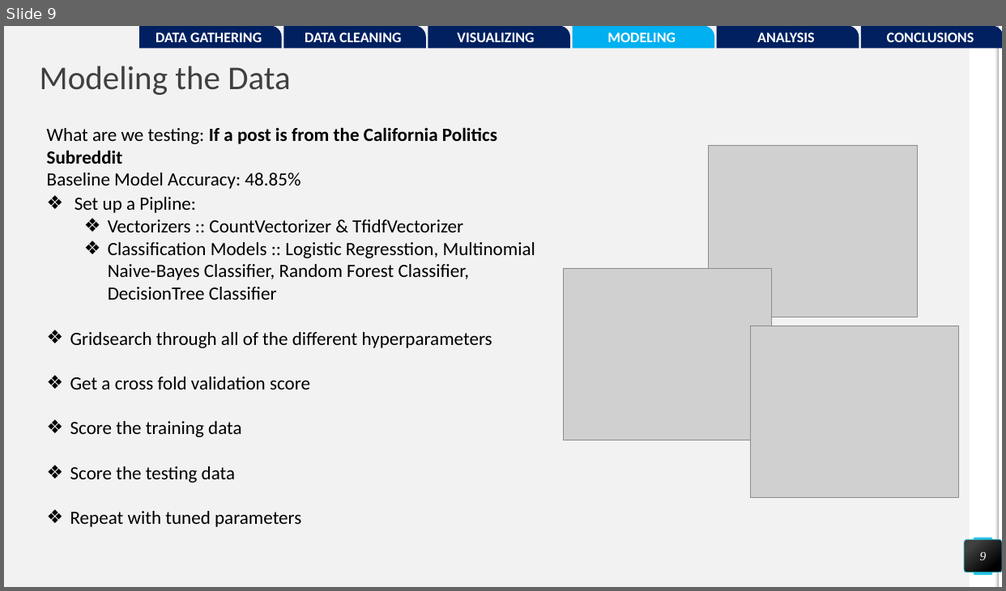
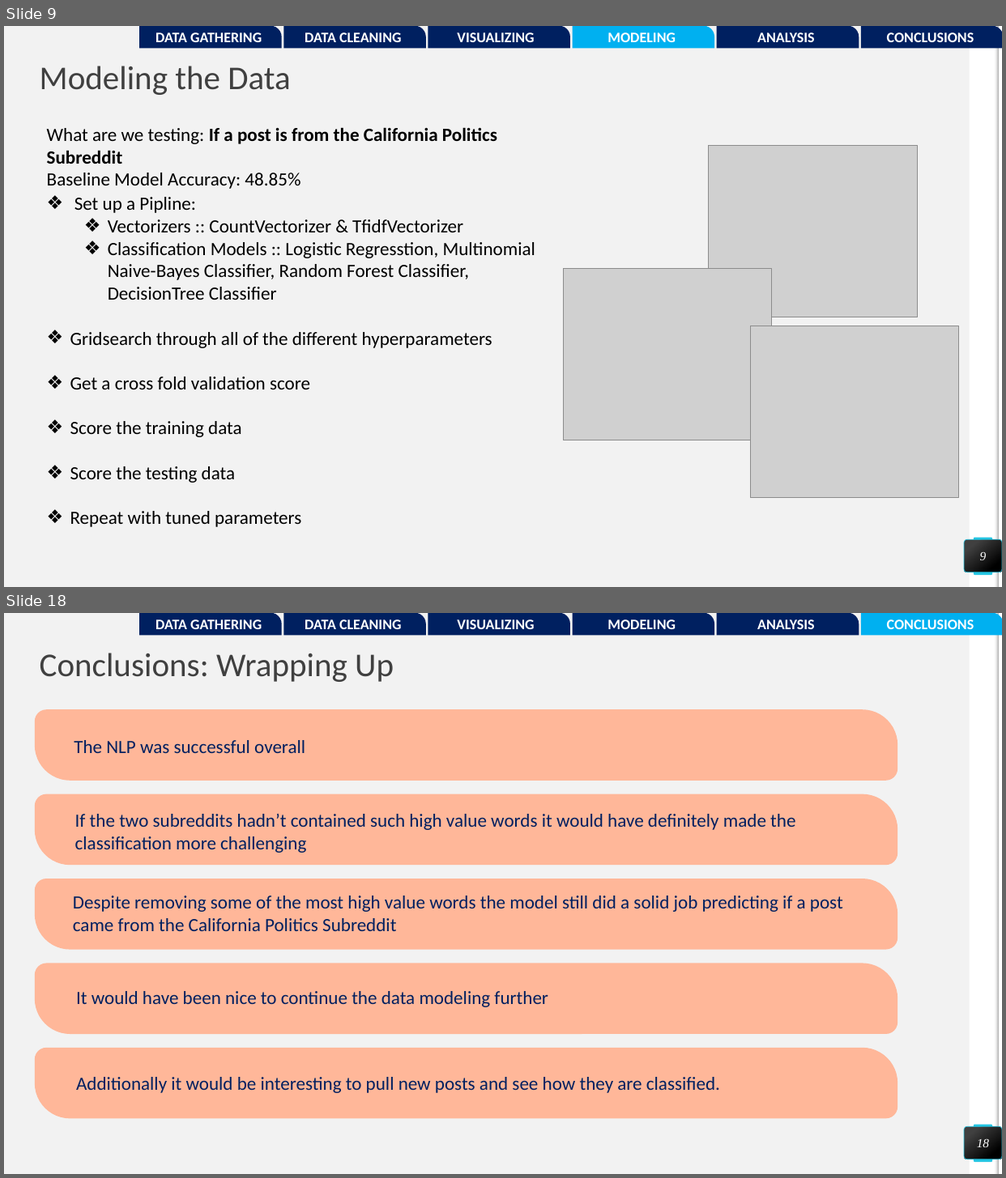
Before and after one commit to pwalesdi/GA_Project_3, a slide deck: Subreddit_Presentation.pptx. Shown one above the other, each under a label of ours: slide 9 before the commit, slides 9 and 18 after it; the slides between them are not shown. The pictures are 1006x591 and 1006x1178 pixels, drawn with LibreOffice and Linux fonts; fonts in the diff are those of the drawing; grey boxes stand for pictures. Boxes give left, top, right and bottom in pixels: in the first picture for what was removed or moved away, otherwise in the second. Text is boxed around its words. In the diff, an @@ line names an element or a change of style, - is before the commit and + after.

```diff
--- a/Subreddit_Presentation.pptx
+++ b/Subreddit_Presentation.pptx
@@ slide 18 added at (4, 613, 1002, 1174), background #F2F2F2; not listed: 4 template elements that a slide beside it also shows @@
@@ round rect added at (139, 613, 282, 636), fill #002060, 14 pt, text #FFFFFF, bold @@
+DATA GATHERING
@@ round rect added at (284, 613, 426, 636), fill #002060, 14 pt, text #FFFFFF, bold @@
+DATA CLEANING
@@ round rect added at (428, 613, 571, 636), fill #002060, 14 pt, text #FFFFFF, bold @@
+VISUALIZING
@@ round rect added at (572, 613, 714, 636), fill #002060, 14 pt, text #FFFFFF, bold @@
+MODELING
@@ round rect added at (717, 613, 859, 636), fill #002060, 14 pt, text #FFFFFF, bold @@
+ANALYSIS
@@ round rect added at (861, 613, 1002, 636), fill #00B0F0, 14 pt, text #FFFFFF, bold @@
+CONCLUSIONS
@@ title added at (40, 653, 394, 682), 32 pt, text #404040 @@
+Conclusions: Wrapping Up
@@ round diag rect added at (35, 709, 898, 781), fill #FFB799 @@
@@ text added at (74, 740, 305, 753), 18 pt, text #002060 @@
+The NLP was successful overall
@@ round diag rect added at (35, 794, 898, 865), fill #FFB799 @@
@@ text added at (75, 814, 795, 853), 18 pt, text #002060 @@
+If the two subreddits hadn’t contained such high value words it would have definitely made the classification more challenging
@@ round diag rect added at (35, 879, 898, 950), fill #FFB799 @@
@@ text added at (73, 896, 843, 931), 18 pt, text #002060 @@
+Despite removing some of the most high value words the model still did a solid job predicting if a post came from the California Politics Subreddit
@@ round diag rect added at (35, 964, 898, 1034), fill #FFB799 @@
@@ rectangle added at (74, 965, 867, 1023), fill #FFB799 @@
@@ text added at (76, 991, 548, 1007), 18 pt, text #002060 @@
+It would have been nice to continue the data modeling further
@@ round diag rect added at (35, 1048, 898, 1119), fill #FFB799 @@
@@ text added at (76, 1077, 720, 1093), 18 pt, text #002060 @@
+Additionally it would be interesting to pull new posts and see how they are classified.
@@ page number added at (965, 1127, 1002, 1160), fill gradient #404040 to #000000, outline #25C6E3 0.5 pt, 12 pt, text #FFFFFF, italic @@
+18
```
Also in this commit, not shown: 2 slides changed, 7 other slides added, 5 slides removed, 5 other files.
